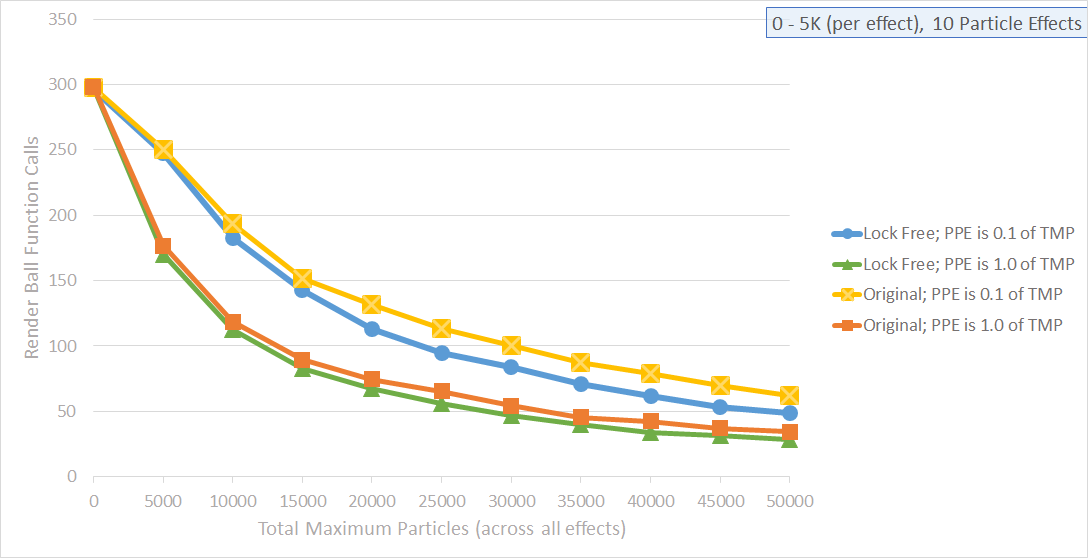
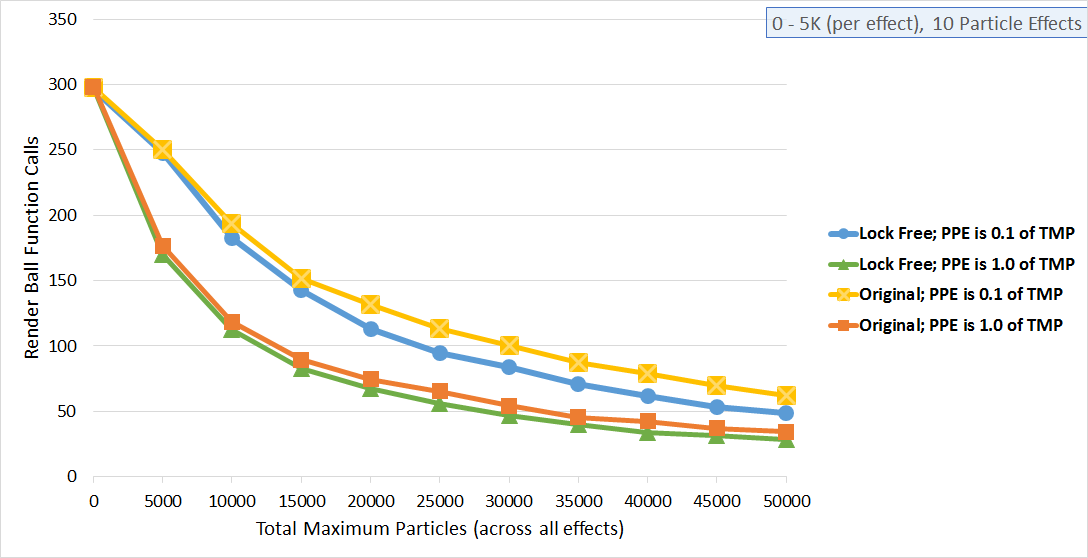
Layered file, before and after one edit (1088 × 558). Changes by layer:
added layer "Layer 4" above "Layer 3" over [23, 13, 1075, 539]
